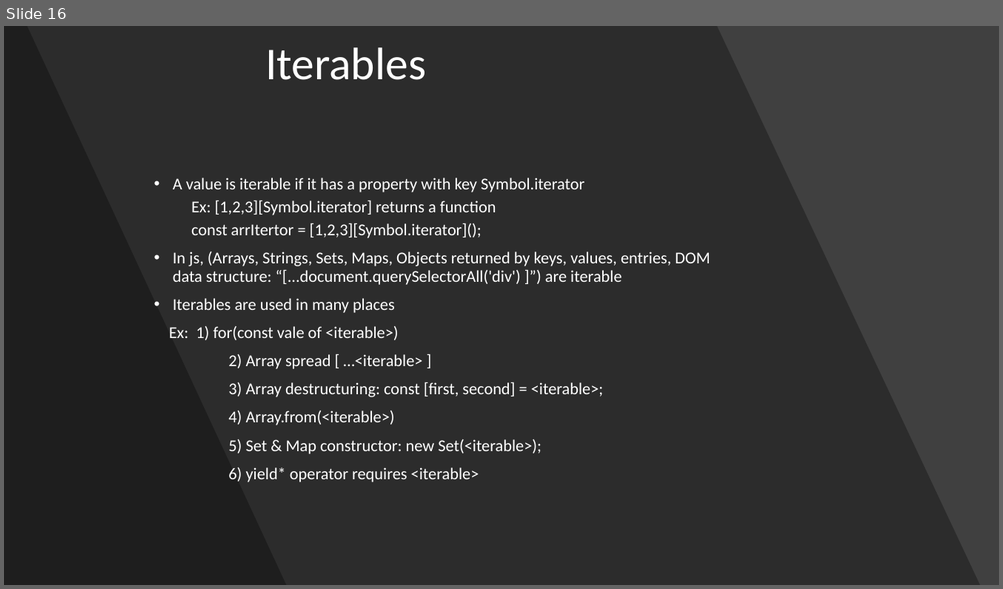
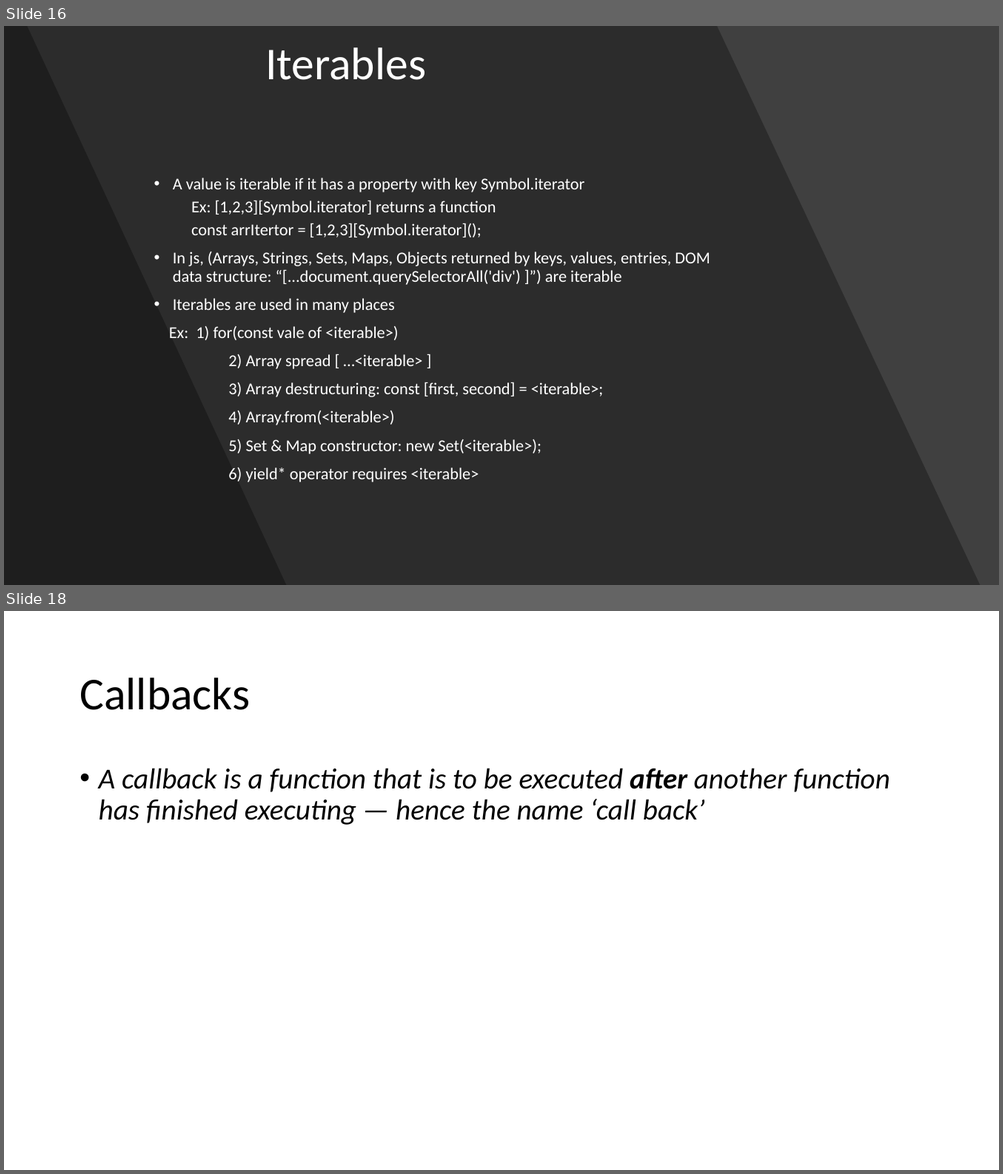
Before and after one commit to ved740/modern-js-session, a slide deck: Modern JavaScript.pptx. Shown one above the other, each under a label of ours: slide 16 before the commit, slides 16 and 18 after it; the slides between them are not shown. The pictures are 1003x589 and 1003x1174 pixels, drawn with LibreOffice and Linux fonts; fonts in the diff are those of the drawing. Boxes give left, top, right and bottom in pixels: in the first picture for what was removed or moved away, otherwise in the second. Text is boxed around its words. In the diff, an @@ line names an element or a change of style, - is before the commit and + after.

Commit message:
callback ex

```diff
--- a/Modern JavaScript.pptx
+++ b/Modern JavaScript.pptx
@@ slide 18 added at (x1=4, y1=611, x2=999, y2=1170), background #FFFFFF @@
@@ title added at (x1=79, y1=678, x2=250, y2=710), 44 pt, text #000000 @@
+Callbacks
@@ text added at (x1=99, y1=768, x2=890, y2=825), 28 pt, text #000000, italic @@
+• A callback is a function that is to be executed after another function has finished executing — hence the name ‘call back’
```
Also in this commit, not shown: 4 slides changed, 1 other slide added, 5 other files.
